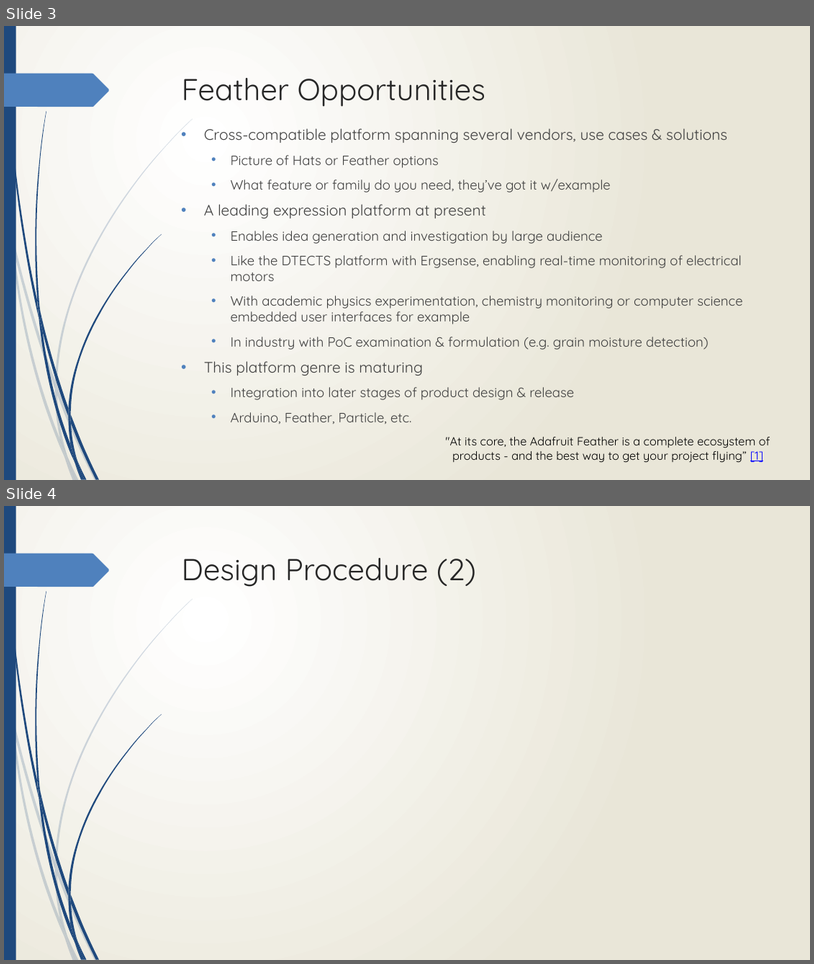
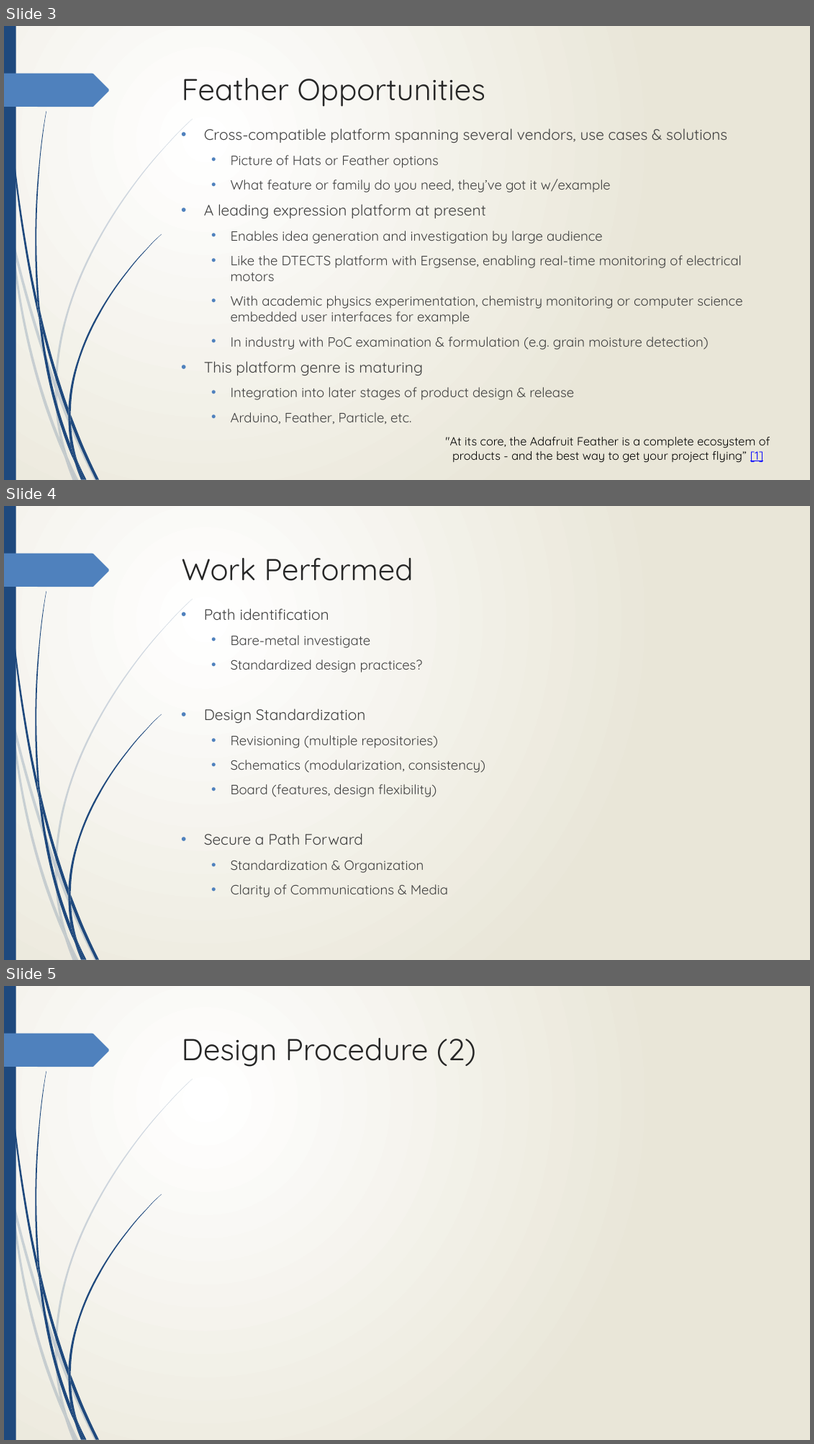
Before and after one commit to Jmr-Work/Pivotal_Presentation, a slide deck: Suppl/Pivotal Presentation - DTECTS.pptx. Shown one above the other, each under a label of ours: slides 3 and 4 before the commit, slides 3, 4 and 5 after it. The pictures are 814x964 and 814x1444 pixels, drawn with LibreOffice and Linux fonts; fonts in the diff are those of the drawing. Boxes give left, top, right and bottom in pixels: in the first picture for what was removed or moved away, otherwise in the second. Text is boxed around its words. In the diff, an @@ line names an element or a change of style, - is before the commit and + after.

Commit message:
(+)    add work performed

```diff
--- a/Suppl/Pivotal Presentation - DTECTS.pptx
+++ b/Suppl/Pivotal Presentation - DTECTS.pptx
@@ slide 4 added at box(4, 506, 810, 960), background gradient #FFFFFF to #EAE7D8; not listed: 24 template elements that a slide beside it also shows @@
@@ title added at box(182, 558, 414, 581), 36 pt, text #262626 @@
+Work Performed
@@ text added at box(204, 608, 486, 897), 16 pt, text #404040 @@
+• Path identification
+  • Bare-metal investigate
+  • Standardized design practices?
+• Design Standardization
+  • Revisioning (multiple repositories)
+  • Schematics (modularization, consistency)
+  • Board (features, design flexibility)
+• Secure a Path Forward
+  • Standardization & Organization
+  • Clarity of Communications & Media
@@ what was slide 4 is now slide 5 @@
```
